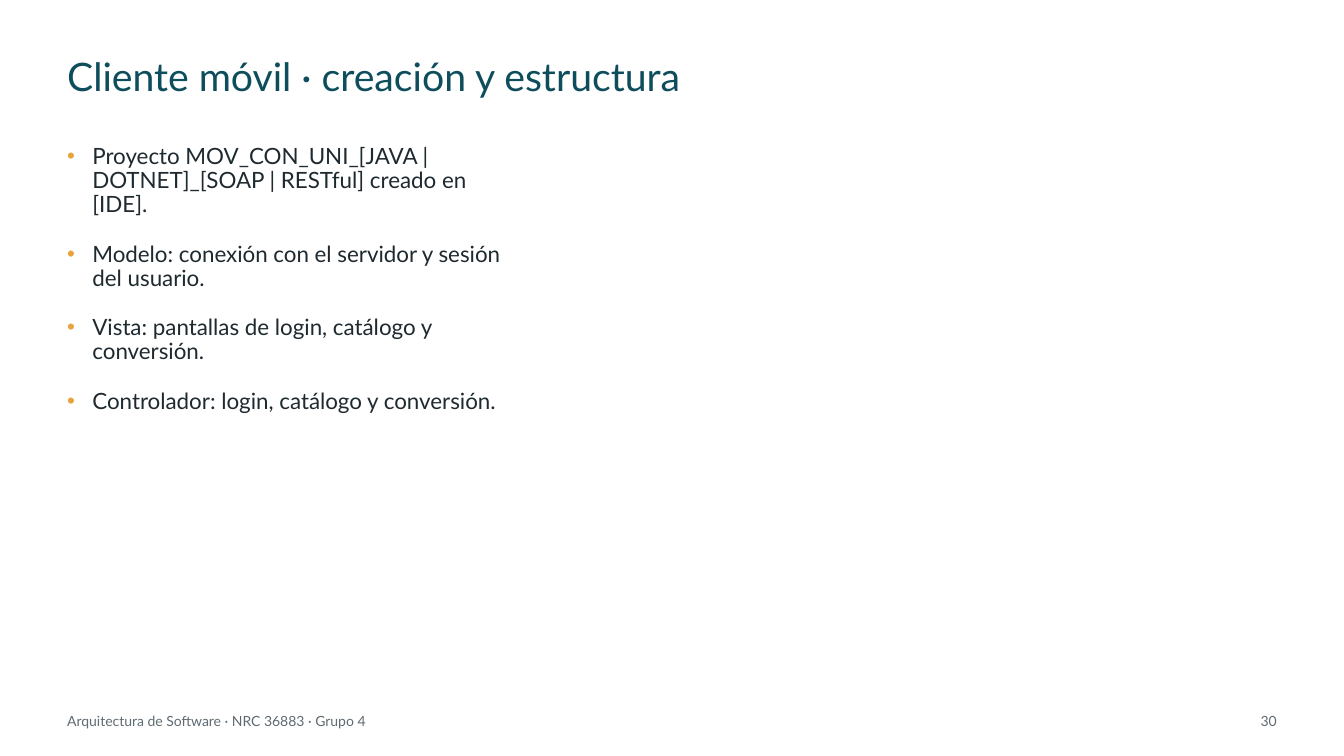
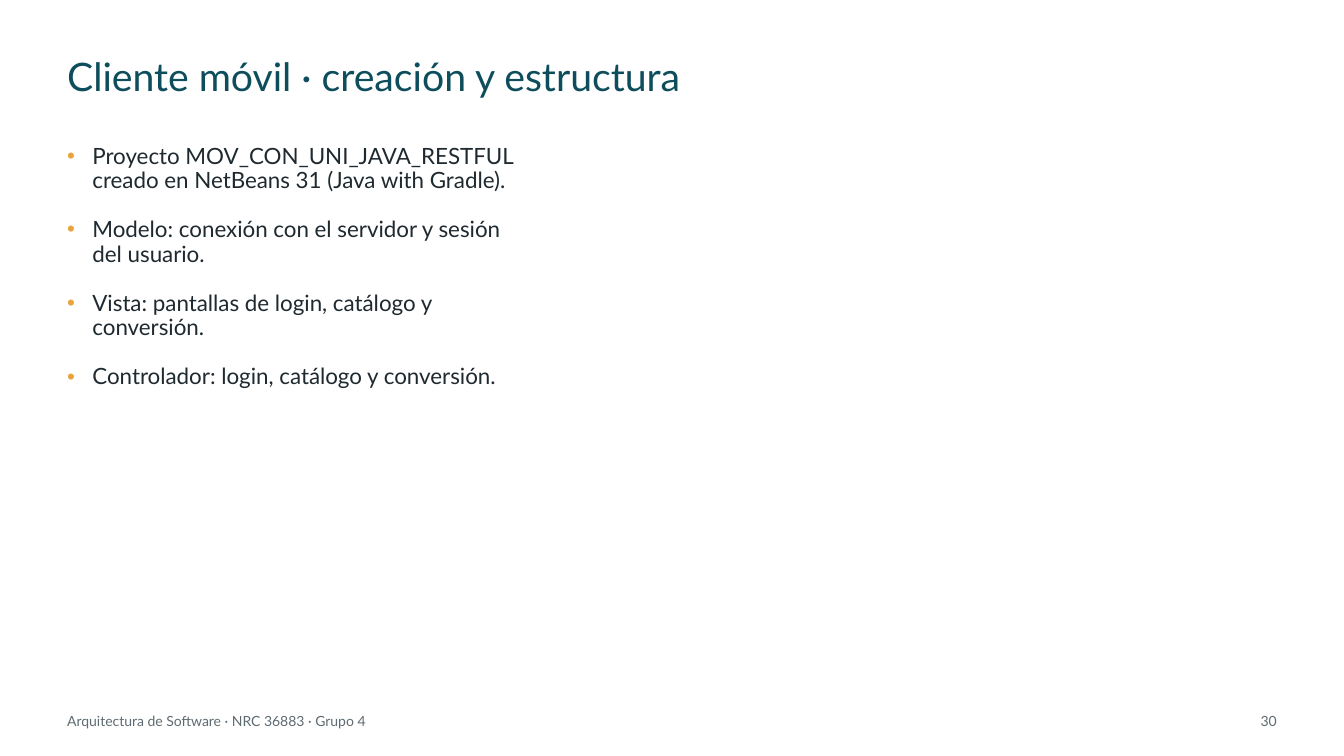
Before and after one commit to IMarcusDev/TI.1.3.-PAO202651_RESTFUL_JAVA_SINBDD_NRC_36883_GR04, a slide deck: slide 30 of 05. DOCUMENTACION/PRESENTACION TI.1.3. RESTFUL sin BDD en JAVA GR4.pptx. Drawn at 1344x756 pixels with LibreOffice and Linux fonts; fonts in the diff are those of the drawing. Boxes give left, top, right and bottom in pixels: in the first picture for what was removed or moved away, otherwise in the second. Text is boxed around its words. In the diff, an @@ line names an element or a change of style, - is before the commit and + after.

```diff
--- a/05. DOCUMENTACION/PRESENTACION TI.1.3. RESTFUL sin BDD en JAVA GR4.pptx
+++ b/05. DOCUMENTACION/PRESENTACION TI.1.3. RESTFUL sin BDD en JAVA GR4.pptx
@@ text at [92, 147, 513, 191]: text changed @@
-• Proyecto MOV_CON_UNI_[JAVA | DOTNET]_[SOAP | RESTful] creado en [IDE].
+• Proyecto MOV_CON_UNI_JAVA_RESTFUL creado en NetBeans 31 (Java with Gradle).
```
Also in this commit, not shown: 27 other slides changed.
